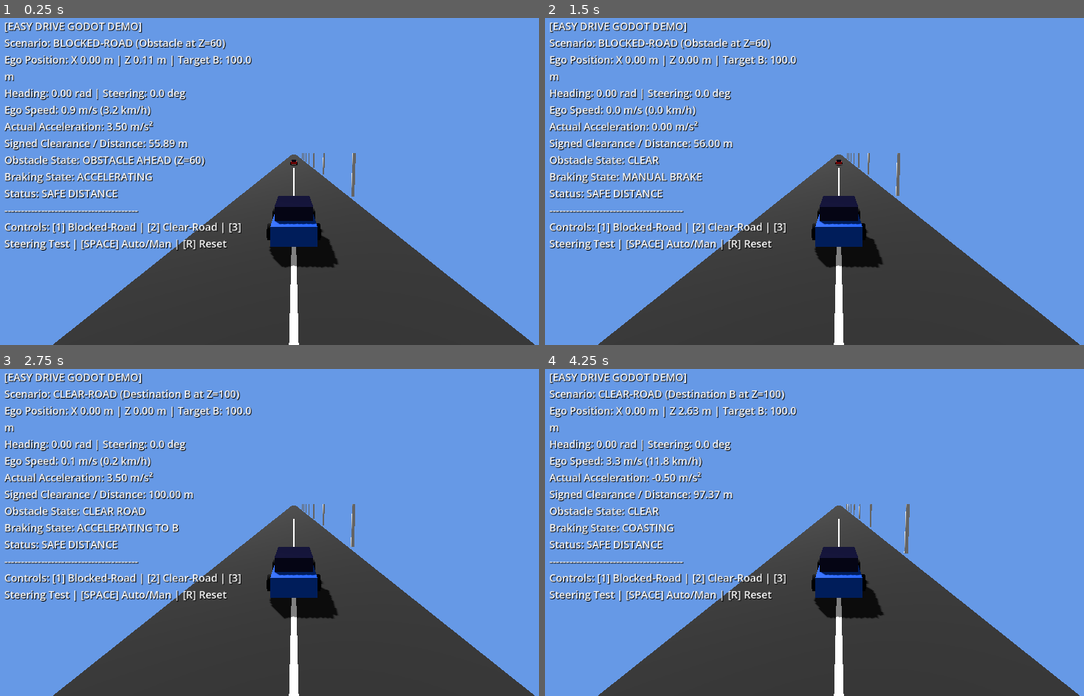
Above: before the commit, frames 1-4 (two rows, left to right).
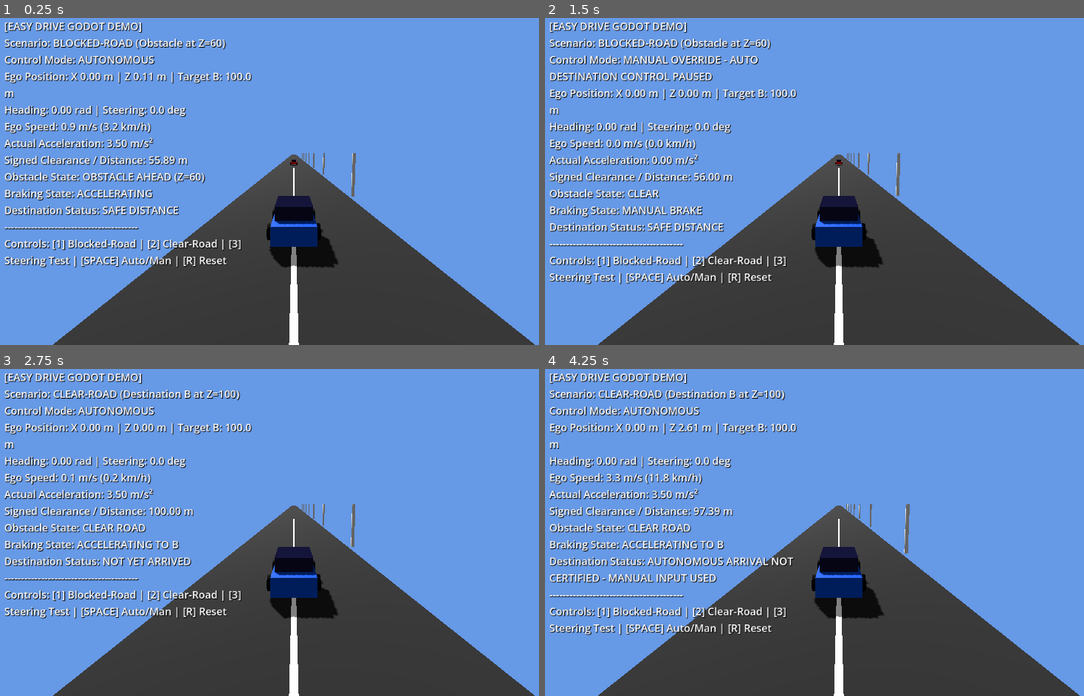
Above: after the commit, the same moments.

Repository: Olohuntele/easy-drive-godot-demo
Game: Godot game, scene res://scenes/main.tscn
The game is run twice, just before and just after one commit, with the same random seed, the same clock (stepped at 60 frames per second) and the same inputs.
Inputs:
- Up to frame 1 (0.25 s): no input
- Up to frame 2 (1.5 s): tap Enter (ui_accept) at 0.5, 0.77, 1.07 s; hold D 0.53-1.28 s; hold Space 0.53-1.28 s; tap 1 at 0.8, 1.35 s; hold Down (ui_down) from 1.28 s (still down)
- Up to frame 3 (2.75 s): tap Enter (ui_accept) at 1.52, 1.82 s; tap 2 at 1.55 s; release Down (ui_down) at 2.03 s; hold D from 2.03 s (still down); hold 2 from 2.03 s (still down); tap R at 2.3 s
- Up to frame 4 (4.25 s): tap Enter (ui_accept) at 2.75, 3.02, 3.05, 3.32, 3.6, 3.77, 4.07 s; release D at 2.78 s; release 2 at 2.78 s; hold Up (ui_up) 2.78-3.53 s; tap R at 2.85 s; hold A from 3.53 s (still down); hold Space from 3.53 s (still down)

The runs differ from the first frame. In frame 1, 9.2% of the frame differs, in the area x 0-47%, y 11-77%; in frame 2, 9.4%; in frame 3, 9.1%; in frame 4, 9.7%, in the area x 0-68%, y 11-82%.

Commit message:
Validate autonomous arrival and reset control modes
Co-authored-by: Copilot <223556219+Copilot@users.noreply.github.com>

Diff:
--- /dev/null
+++ b/scripts/driving_controller.gd
@@ -0,0 +1,95 @@
+extends RefCounted
+
+const ARRIVAL_TOLERANCE_M: float = 1.0
+const ARRIVAL_MAX_SPEED_MPS: float = 0.1
+
+var auto_drive_enabled: bool = true
+var manual_intervention_seen: bool = false
+
+func reset() -> void:
+    auto_drive_enabled = true
+    manual_intervention_seen = false
+
+func request_clear_road_acceleration(
+    position_z_m: float,
+    speed_mps: float,
+    target_z_m: float,
+    delta: float,
+    manual_input: float,
+    max_acceleration: float,
+    max_braking: float,
+    max_speed: float
+) -> Dictionary:
+    if not auto_drive_enabled || manual_input != 0.0:
+        manual_intervention_seen = true
+        if manual_input > 0.0:
+            return {"acceleration": max_acceleration, "braking_state": "MANUAL ACCEL"}
+        if manual_input < 0.0:
+            return {"acceleration": -max_braking, "braking_state": "MANUAL BRAKE"}
+        return {"acceleration": -0.5, "braking_state": "COASTING"}
+
+    var distance_to_target: float = target_z_m - position_z_m
+    var braking_distance: float = speed_mps * speed_mps / (2.0 * max_braking) + speed_mps * delta
+    if distance_to_target <= braking_distance + 1.0 || position_z_m >= target_z_m:
+        return {"acceleration": -max_braking, "braking_state": "STOPPING AT DESTINATION B"}
+    if speed_mps < max_speed:
+        return {"acceleration": max_acceleration, "braking_state": "ACCELERATING TO B"}
+    return {"acceleration": 0.0, "braking_state": "CRUISING TO B"}
+
+func request_blocked_road_acceleration(
+    position_z_m: float,
+    speed_mps: float,
+    lead_position_z_m: float,
+    ego_length_m: float,
+    lead_length_m: float,
+    delta: float,
+    manual_input: float,
+    max_acceleration: float,
+    max_braking: float,
+    max_speed: float
+) -> Dictionary:
+    if auto_drive_enabled && manual_input == 0.0:
+        var lead_rear: float = lead_position_z_m - lead_length_m / 2.0
+        var ego_front: float = position_z_m + ego_length_m / 2.0
+        var bumper_separation: float = lead_rear - ego_front
+        var braking_distance: float = speed_mps * speed_mps / (2.0 * max_braking) + 2.5 + speed_mps * delta
+
+        if bumper_separation <= braking_distance || position_z_m >= lead_position_z_m - 12.0:
+            return {
+                "acceleration": -max_braking,
+                "braking_state": "AEB / PLANNED BRAKING",
+                "obstacle_state": "OBSTACLE DETECTED (APPROACHING)"
+            }
+        if speed_mps < max_speed:
+            return {
+                "acceleration": max_acceleration,
+                "braking_state": "ACCELERATING",
+                "obstacle_state": "OBSTACLE AHEAD (Z=60)"
+            }
+        return {
+            "acceleration": 0.0,
+            "braking_state": "CRUISING",
+            "obstacle_state": "OBSTACLE AHEAD (Z=60)"
+        }
+
+    if manual_input > 0.0:
+        return {"acceleration": manual_input * max_acceleration, "braking_state": "MANUAL ACCEL"}
+    if manual_input < 0.0:
+        return {"acceleration": manual_input * max_braking, "braking_state": "MANUAL BRAKE"}
+    return {"acceleration": -0.5, "braking_state": "COASTING"}
+
+func clear_road_arrival_status(
+    target_z_m: float,
+    position_z_m: float,
+    speed_mps: float,
+    manual_input: float
+) -> String:
+    if position_z_m > target_z_m + ARRIVAL_TOLERANCE_M:
+        return "MISSED DESTINATION"
+    if not auto_drive_enabled || manual_input != 0.0:
+        return "MANUAL CONTROL - AUTO DESTINATION CONTROL DISABLED"
+    if manual_intervention_seen:
+        return "AUTONOMOUS ARRIVAL NOT CERTIFIED - MANUAL INPUT USED"
+    if absf(target_z_m - position_z_m) <= ARRIVAL_TOLERANCE_M && speed_mps <= ARRIVAL_MAX_SPEED_MPS:
+        return "ARRIVED"
+    return "NOT YET ARRIVED"
--- a/scripts/simulation.gd
+++ b/scripts/simulation.gd
@@ -1,18 +1,19 @@
 extends Node3D
 
 const VehicleDynamics = preload("res://scripts/vehicle_dynamics.gd")
+const DrivingController = preload("res://scripts/driving_controller.gd")
 
 @export var ego_max_accel: float = 3.5
 @export var ego_max_brake: float = 6.0
 @export var ego_max_speed: float = 10.0
 
 var vehicle_dynamics = VehicleDynamics.new()
+var driving_controller = DrivingController.new()
 var lead_pos: float = 60.0
 var lead_speed: float = 0.0
 
 var target_b: float = 100.0
 var scenario_blocked_road: bool = true
-var auto_drive: bool = true
 var steering_test_mode: bool = false
 var key3_pressed_last_frame: bool = false
 var ego_length: float = 4.0
@@ -30,6 +31,7 @@
     reset_simulation()
 
 func reset_simulation() -> void:
+    driving_controller.reset()
     vehicle_dynamics.reset()
     if lead_car:
         lead_car.visible = scenario_blocked_road && not steering_test_mode
@@ -58,7 +60,7 @@
     key3_pressed_last_frame = key3_current
 
     if Input.is_action_just_pressed("ui_accept") or Input.is_key_pressed(KEY_SPACE):
-        auto_drive = !auto_drive
+        driving_controller.auto_drive_enabled = not driving_controller.auto_drive_enabled
 
     if Input.is_key_pressed(KEY_R):
         reset_simulation()
@@ -69,13 +71,19 @@
     var requested_steering: float = 0.0
     var braking_state: String = "COASTING"
     var obstacle_state_str: String = "CLEAR"
+    var manual_input: float = 0.0
+
+    if Input.is_action_pressed("ui_up") or Input.is_key_pressed(KEY_W):
+        manual_input = 1.0
+    elif Input.is_action_pressed("ui_down") or Input.is_key_pressed(KEY_S):
+        manual_input = -1.0
 
     if steering_test_mode:
         # Manual kinematic demonstration only; no obstacle or AEB evaluation.
-        if Input.is_action_pressed("ui_up") or Input.is_key_pressed(KEY_W):
+        if manual_input > 0.0:
             requested_acceleration = ego_max_accel
             braking_state = "MANUAL ACCEL"
-        elif Input.is_action_pressed("ui_down") or Input.is_key_pressed(KEY_S):
+        elif manual_input < 0.0:
             requested_acceleration = -ego_max_brake
             braking_state = "MANUAL BRAKE"
 
@@ -84,58 +92,36 @@
         elif Input.is_key_pressed(KEY_D):
             requested_steering = vehicle_dynamics.steering_limit_rad
         obstacle_state_str = "NOT EVALUATED"
+    elif scenario_blocked_road:
+        var blocked_decision: Dictionary = driving_controller.request_blocked_road_acceleration(
+            ego_pos,
+            ego_speed,
+            lead_pos,
+            ego_length,
+            lead_length,
+            delta,
+            manual_input,
+            ego_max_accel,
+            ego_max_brake,
+            ego_max_speed
+        )
+        requested_acceleration = blocked_decision.acceleration
+        braking_state = blocked_decision.braking_state
+        obstacle_state_str = blocked_decision.get("obstacle_state", "CLEAR")
     else:
-        var manual_input: float = 0.0
-        if Input.is_action_pressed("ui_up") or Input.is_key_pressed(KEY_W):
-            manual_input = 1.0
-        elif Input.is_action_pressed("ui_down") or Input.is_key_pressed(KEY_S):
-            manual_input = -1.0
-
-        # --- 2. Existing Straight-Line Autonomous Control ---
-        if auto_drive && manual_input == 0.0:
-            if scenario_blocked_road:
-                # Blocked Road Scenario: Obstacle at Z=60
-                var lead_rear: float = lead_pos - lead_length / 2.0
-                var ego_front: float = ego_pos + ego_length / 2.0
-                var bumper_sep: float = lead_rear - ego_front
-
-                var braking_dist: float = (ego_speed * ego_speed) / (2.0 * ego_max_brake) + 2.5 + ego_speed * delta
-
-                if bumper_sep <= braking_dist || ego_pos >= lead_pos - 12.0:
-                    requested_acceleration = -ego_max_brake
-                    braking_state = "AEB / PLANNED BRAKING"
-                    obstacle_state_str = "OBSTACLE DETECTED (APPROACHING)"
-                elif ego_speed < ego_max_speed:
-                    requested_acceleration = ego_max_accel
-                    braking_state = "ACCELERATING"
-                    obstacle_state_str = "OBSTACLE AHEAD (Z=60)"
-                else:
-                    obstacle_state_str = "OBSTACLE AHEAD (Z=60)"
-            else:
-                # Clear Road Scenario: Stop at Point B (Z=100)
-                var dist_to_b: float = target_b - ego_pos
-                var braking_dist: float = (ego_speed * ego_speed) / (2.0 * ego_max_brake) + ego_speed * delta
-
-                if dist_to_b <= braking_dist + 1.0 || ego_pos >= target_b:
-                    requested_acceleration = -ego_max_brake
-                    braking_state = "STOPPING AT DESTINATION B"
-                    obstacle_state_str = "CLEAR ROAD"
-                elif ego_speed < ego_max_speed:
-                    requested_acceleration = ego_max_accel
-                    braking_state = "ACCELERATING TO B"
-                    obstacle_state_str = "CLEAR ROAD"
-                else:
-                    obstacle_state_str = "CLEAR ROAD"
-        else:
-            # Manual Input Override
-            if manual_input > 0.0:
-                requested_acceleration = manual_input * ego_max_accel
-                braking_state = "MANUAL ACCEL"
-            elif manual_input < 0.0:
-                requested_acceleration = manual_input * ego_max_brake
-                braking_state = "MANUAL BRAKE"
-            else:
-                requested_acceleration = -0.5
+        var clear_road_decision: Dictionary = driving_controller.request_clear_road_acceleration(
+            ego_pos,
+            ego_speed,
+            target_b,
+            delta,
+            manual_input,
+            ego_max_accel,
+            ego_max_brake,
+            ego_max_speed
+        )
+        requested_acceleration = clear_road_decision.acceleration
+        braking_state = clear_road_decision.braking_state
+        obstacle_state_str = "CLEAR ROAD"
 
     vehicle_dynamics.step(requested_acceleration, delta, requested_steering)
     if scenario_blocked_road && not steering_test_mode:
@@ -161,33 +147,44 @@
         follow_camera.position = ego_position + Vector3.UP * 3.6 - forward * 10.0
         follow_camera.look_at(ego_position + Vector3.UP * 0.6 + forward * 15.0, Vector3.UP)
 
-    # --- 4. Straight-Scenario Clearance and Status ---
+    # --- 4. Scenario Status ---
     var raw_bumper_sep: float = 0.0
     var contact_status: String
     if steering_test_mode:
         contact_status = "NOT EVALUATED"
+    elif scenario_blocked_road:
+        var lead_rear: float = lead_pos - lead_length / 2.0
+        var ego_front: float = state_z + ego_length / 2.0
+        raw_bumper_sep = lead_rear - ego_front
+        if raw_bumper_sep <= 0.0:
+            contact_status = "!! CONTACT / COLLISION DETECTED !!"
+        elif raw_bumper_sep < 2.0:
+            contact_status = "! WARNING: CLEARANCE < 2.0m !"
+        elif state_speed == 0.0 && state_z > 10.0:
+            contact_status = "SUCCESS: STOPPED SAFELY (CL >= 2.0m)"
+        else:
+            contact_status = "SAFE DISTANCE"
     else:
-        if scenario_blocked_road:
-            var lead_rear: float = lead_pos - lead_length / 2.0
-            var ego_front: float = state_z + ego_length / 2.0
-            raw_bumper_sep = lead_rear - ego_front
-            if raw_bumper_sep <= 0.0:
-                contact_status = "!! CONTACT / COLLISION DETECTED !!"
-            elif raw_bumper_sep < 2.0:
-                contact_status = "! WARNING: CLEARANCE < 2.0m !"
-            elif state_speed == 0.0 && state_z > 10.0:
-                contact_status = "SUCCESS: STOPPED SAFELY (CL >= 2.0m)"
-            else:
-                contact_status = "SAFE DISTANCE"
-        else:
-            raw_bumper_sep = target_b - state_z
-            if state_speed == 0.0 && state_z >= 98.0:
-                contact_status = "SUCCESS: STOPPED AT POINT B (Z=100)"
-            else:
-                contact_status = "SAFE DISTANCE"
+        raw_bumper_sep = target_b - state_z
+        contact_status = driving_controller.clear_road_arrival_status(
+            target_b,
+            state_z,
+            state_speed,
+            manual_input
+        )
 
     # --- 5. HUD ---
     if hud_label:
+        var control_mode: String
+        if steering_test_mode:
+            control_mode = "STEERING TEST (MANUAL KINEMATIC DEMO)"
+        elif driving_controller.auto_drive_enabled && manual_input == 0.0:
+            control_mode = "AUTONOMOUS"
+        elif not driving_controller.auto_drive_enabled:
+            control_mode = "MANUAL - AUTO DESTINATION CONTROL DISABLED"
+        else:
+            control_mode = "MANUAL OVERRIDE - AUTO DESTINATION CONTROL PAUSED"
+
         if steering_test_mode:
             hud_label.text = "[STEERING TEST - KINEMATIC DEMONSTRATION]\n" + \
                 "Not autonomous lane following; obstacle/AEB safety is not evaluated.\n" + \
@@ -203,6 +200,7 @@
             var scenario_name: String = "BLOCKED-ROAD (Obstacle at Z=60)" if scenario_blocked_road else "CLEAR-ROAD (Destination B at Z=100)"
             hud_label.text = "[EASY DRIVE GODOT DEMO]\n" + \
                 "Scenario: %s\n" % [scenario_name] + \
+                "Control Mode: %s\n" % [control_mode] + \
                 "Ego Position: X %.2f m | Z %.2f m | Target B: %.1f m\n" % [state_x, state_z, target_b] + \
                 "Heading: %.2f rad | Steering: %.1f deg\n" % [state_heading, rad_to_deg(state_steering)] + \
                 "Ego Speed: %.1f m/s (%.1f km/h)\n" % [state_speed, state_speed * 3.6] + \
@@ -210,6 +208,6 @@
                 "Signed Clearance / Distance: %.2f m\n" % [raw_bumper_sep] + \
                 "Obstacle State: %s\n" % [obstacle_state_str] + \
                 "Braking State: %s\n" % [braking_state] + \
-                "Status: %s\n" % [contact_status] + \
+                "Destination Status: %s\n" % [contact_status] + \
                 "----------------------------------------\n" + \
                 "Controls: [1] Blocked-Road | [2] Clear-Road | [3] Steering Test | [SPACE] Auto/Man | [R] Reset"
--- a/tests/test_vehicle_dynamics.gd
+++ b/tests/test_vehicle_dynamics.gd
@@ -1,6 +1,7 @@
 extends SceneTree
 
 const Dynamics = preload("res://scripts/vehicle_dynamics.gd")
+const DrivingController = preload("res://scripts/driving_controller.gd")
 
 var failures: int = 0
 var assertions: int = 0
@@ -22,6 +23,13 @@
     _test_braking_while_turning()
     _test_steering_timestep_stability()
     _test_full_state_reset()
+    _test_autonomous_clear_road_arrival()
+    _test_large_overshoot_is_missed()
+    _test_manual_coast_down_is_not_autonomous_arrival()
+    _test_temporary_manual_override_disqualifies_autonomous_arrival()
+    _test_reset_restores_autonomous_mode()
+    _test_blocked_road_still_stops_safely()
+    _test_steering_test_control_still_turns()
 
     if failures == 0:
         print("VehicleDynamics tests passed: %d assertions." % assertions)
@@ -158,6 +166,137 @@
     _expect(is_equal_approx(dynamics.steering_rad, deg_to_rad(-5.0)), "reset restores steering")
     _expect(is_equal_approx(dynamics.actual_acceleration_mps2, 0.0), "reset clears actual acceleration")
 
+func _test_autonomous_clear_road_arrival() -> void:
+    var dynamics = Dynamics.new()
+    var controller = DrivingController.new()
+    controller.reset()
+    var status: String = "NOT YET ARRIVED"
+    for i in range(3000):
+        var decision: Dictionary = controller.request_clear_road_acceleration(
+            dynamics.position_z_m, dynamics.speed_mps, 100.0, 1.0 / 60.0, 0.0,
+            dynamics.max_acceleration, dynamics.max_braking, dynamics.max_speed
+        )
+        dynamics.step(decision.acceleration, 1.0 / 60.0)
+        status = controller.clear_road_arrival_status(
+            100.0, dynamics.position_z_m, dynamics.speed_mps, 0.0
+        )
+        if dynamics.speed_mps == 0.0:
+            break
+
+    _expect(dynamics.speed_mps <= 0.1, "autonomous clear-road controller stops within the speed tolerance")
+    _expect(absf(100.0 - dynamics.position_z_m) <= 1.0, "autonomous clear-road stop is within 1 m of target")
+    _expect(status == "ARRIVED", "controller reports ARRIVED only for the in-tolerance stop")
+
+func _test_large_overshoot_is_missed() -> void:
+    var controller = DrivingController.new()
+    controller.reset()
+    var status: String = controller.clear_road_arrival_status(100.0, 191.84, 0.0, 0.0)
+    _expect(status == "MISSED DESTINATION", "stopped vehicle at Z=191.84 is a missed destination")
+
+func _test_manual_coast_down_is_not_autonomous_arrival() -> void:
+    var dynamics = Dynamics.new()
+    var controller = DrivingController.new()
+    controller.auto_drive_enabled = false
+    var saw_arrived: bool = false
+    for i in range(3000):
+        var manual_input: float = 1.0 if dynamics.position_z_m < 90.0 else 0.0
+        var decision: Dictionary = controller.request_clear_road_acceleration(
+            dynamics.position_z_m, dynamics.speed_mps, 100.0, 1.0 / 60.0, manual_input,
+            dynamics.max_acceleration, dynamics.max_braking, dynamics.max_speed
+        )
+        dynamics.step(decision.acceleration, 1.0 / 60.0)
+        var status: String = controller.clear_road_arrival_status(
+            100.0, dynamics.position_z_m, dynamics.speed_mps, manual_input
+        )
+        saw_arrived = saw_arrived || status == "ARRIVED"
+        if dynamics.speed_mps == 0.0 && dynamics.position_z_m > 100.0:
+            break
+
+    _expect(not saw_arrived, "manual acceleration and coast-down never report autonomous arrival")
+    _expect(dynamics.position_z_m > 101.0, "manual coast-down demonstrates destination overshoot")
+    _expect(
+        controller.clear_road_arrival_status(100.0, dynamics.position_z_m, dynamics.speed_mps, 0.0)
+            == "MISSED DESTINATION",
+        "manual coast-down overshoot is reported as missed"
+    )
+
+func _test_temporary_manual_override_disqualifies_autonomous_arrival() -> void:
+    var dynamics = Dynamics.new()
+    var controller = DrivingController.new()
+    controller.reset()
+
+    for i in range(10):
+        var manual_decision: Dictionary = controller.request_clear_road_acceleration(
+            dynamics.position_z_m, dynamics.speed_mps, 100.0, 1.0 / 60.0, 1.0,
+            dynamics.max_acceleration, dynamics.max_braking, dynamics.max_speed
+        )
+        dynamics.step(manual_decision.acceleration, 1.0 / 60.0)
+
+    var status: String = "NOT YET ARRIVED"
+    for i in range(3000):
+        var autonomous_decision: Dictionary = controller.request_clear_road_acceleration(
+            dynamics.position_z_m, dynamics.speed_mps, 100.0, 1.0 / 60.0, 0.0,
+            dynamics.max_acceleration, dynamics.max_braking, dynamics.max_speed
+        )
+        dynamics.step(autonomous_decision.acceleration, 1.0 / 60.0)
+        status = controller.clear_road_arrival_status(
+            100.0, dynamics.position_z_m, dynamics.speed_mps, 0.0
+        )
+        if dynamics.speed_mps == 0.0:
+            break
+
+    _expect(status == "AUTONOMOUS ARRIVAL NOT CERTIFIED - MANUAL INPUT USED", "temporary W/S override cannot be certified as autonomous arrival")
+
+func _test_reset_restores_autonomous_mode() -> void:
+    var controller = DrivingController.new()
+    controller.auto_drive_enabled = false
+    controller.request_clear_road_acceleration(0.0, 0.0, 100.0, 1.0 / 60.0, 0.0, 3.5, 6.0, 10.0)
+    controller.reset()
+    _expect(controller.auto_drive_enabled, "reset restores autonomous control mode")
+    _expect(not controller.manual_intervention_seen, "reset clears the manual-intervention latch")
+
+    var dynamics = Dynamics.new()
+    var status: String = "NOT YET ARRIVED"
+    for i in range(3000):
+        var decision: Dictionary = controller.request_clear_road_acceleration(
+            dynamics.position_z_m, dynamics.speed_mps, 100.0, 1.0 / 60.0, 0.0,
+            dynamics.max_acceleration, dynamics.max_braking, dynamics.max_speed
+        )
+        dynamics.step(decision.acceleration, 1.0 / 60.0)
+        status = controller.clear_road_arrival_status(100.0, dynamics.position_z_m, dynamics.speed_mps, 0.0)
+        if dynamics.speed_mps == 0.0:
+            break
+    _expect(status == "ARRIVED", "autonomous destination arrival works after reset")
+
+func _test_blocked_road_still_stops_safely() -> void:
+    var dynamics = Dynamics.new()
+    var controller = DrivingController.new()
+    controller.reset()
+    for i in range(3000):
+        var decision: Dictionary = controller.request_blocked_road_acceleration(
+            dynamics.position_z_m, dynamics.speed_mps, 60.0, 4.0, 4.0, 1.0 / 60.0, 0.0,
+            dynamics.max_acceleration, dynamics.max_braking, dynamics.max_speed
+        )
+        dynamics.step(decision.acceleration, 1.0 / 60.0)
+        if dynamics.speed_mps == 0.0 && dynamics.position_z_m > 0.0:
+            break
+    var bumper_clearance: float = 60.0 - 4.0 / 2.0 - (dynamics.position_z_m + 4.0 / 2.0)
+    _expect(dynamics.speed_mps == 0.0, "blocked-road controller brings the vehicle to a stop")
+    _expect(bumper_clearance >= 2.0, "blocked-road stop retains at least 2 m bumper clearance")
+
+func _test_steering_test_control_still_turns() -> void:
+    var dynamics = Dynamics.new()
+    var controller = DrivingController.new()
+    controller.reset()
+    var decision: Dictionary = controller.request_clear_road_acceleration(
+        dynamics.position_z_m, dynamics.speed_mps, 100.0, 1.0 / 60.0, 0.0,
+        dynamics.max_acceleration, dynamics.max_braking, dynamics.max_speed
+    )
+    dynamics.reset(0.0, 2.0)
+    dynamics.step(decision.acceleration, 0.5, dynamics.steering_limit_rad)
+    _expect(dynamics.position_x_m > 0.0, "steering-test positive steering still turns toward +X")
+    _expect(dynamics.heading_rad > 0.0, "steering-test positive steering still changes heading")
+
 func _run_acceleration_for_two_seconds(timestep: float):
     var dynamics = Dynamics.new()
     var step_count: int = roundi(2.0 / timestep)
Not shown, added: scripts/driving_controller.gd.uid
